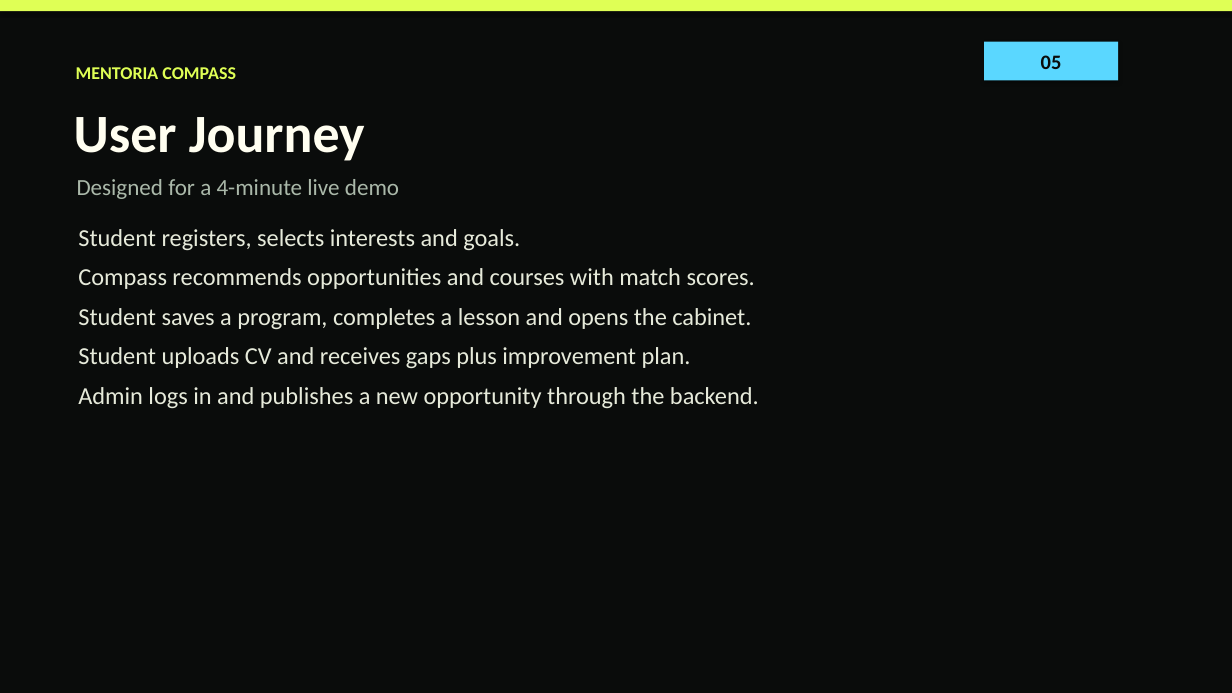
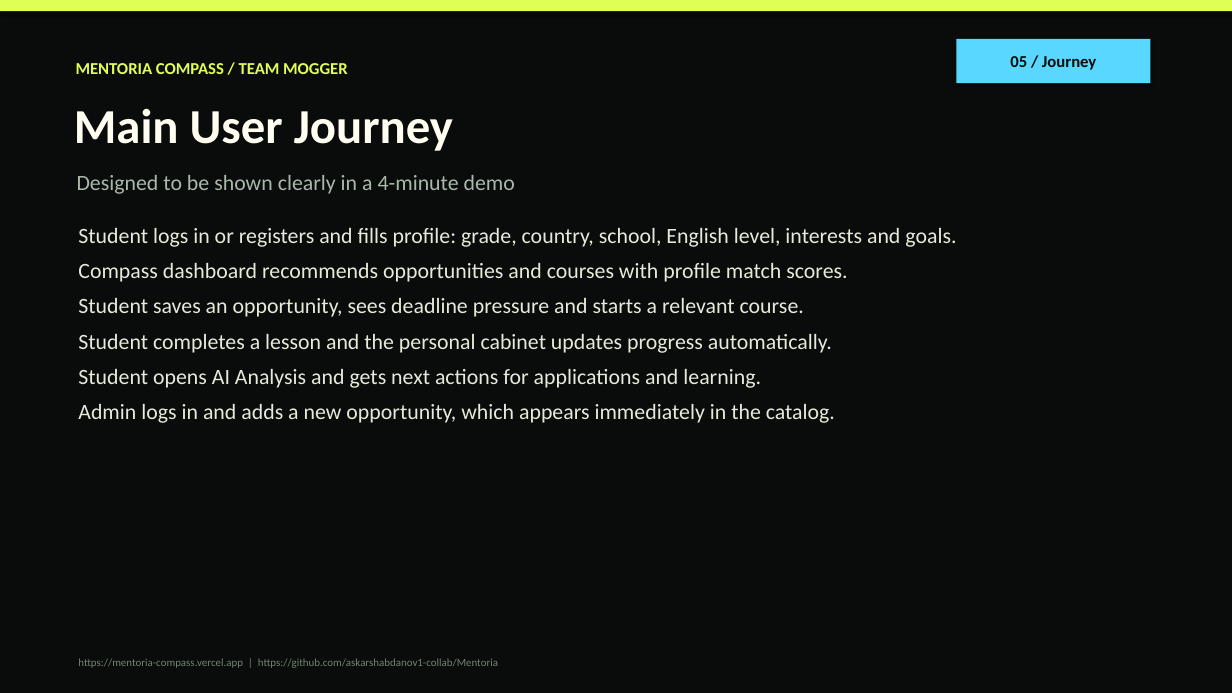
Before and after one commit to askarshabdanov1-collab/Mentoria, a slide deck: slide 5 of Mentoria_Compass_Mogger_Presentation.pptx. Drawn at 1232x693 pixels with LibreOffice and Linux fonts; fonts in the diff are those of the drawing. Boxes give left, top, right and bottom in pixels: in the first picture for what was removed or moved away, otherwise in the second. Text is boxed around its words. In the diff, an @@ line names an element or a change of style, - is before the commit and + after.

```diff
--- a/Mentoria_Compass_Mogger_Presentation.pptx
+++ b/Mentoria_Compass_Mogger_Presentation.pptx
@@ rectangle "05 / Journey": place and size @@
-rectangle "05 / Journey" at bbox=[984, 42, 1118, 80]
+rectangle "05 / Journey" at bbox=[957, 39, 1151, 83]
@@ text in rectangle at bbox=[1010, 56, 1096, 70]: text changed; size 16 to 13 pt @@
-05
+05 / Journey
@@ text at bbox=[76, 63, 348, 74]: text changed; size 14 to 13 pt @@
-MENTORIA COMPASS
+MENTORIA COMPASS / TEAM MOGGER
@@ text at bbox=[74, 108, 453, 151]: text changed; size 42 to 38 pt @@
-User Journey
+Main User Journey
@@ text at bbox=[77, 175, 515, 194]: text changed; size 18 to 17 pt @@
-Designed for a 4-minute live demo
+Designed to be shown clearly in a 4-minute demo
@@ text at bbox=[78, 228, 956, 423]: text changed; size 19 to 17 pt @@
-Student registers, selects interests and goals.
-Compass recommends opportunities and courses with match scores.
-Student saves a program, completes a lesson and opens the cabinet.
-Student uploads CV and receives gaps plus improvement plan.
-Admin logs in and publishes a new opportunity through the backend.
+Student logs in or registers and fills profile: grade, country, school, English level, interests and goals.
+Compass dashboard recommends opportunities and courses with profile match scores.
+Student saves an opportunity, sees deadline pressure and starts a relevant course.
+Student completes a lesson and the personal cabinet updates progress automatically.
+Student opens AI Analysis and gets next actions for applications and learning.
+Admin logs in and adds a new opportunity, which appears immediately in the catalog.
@@ text added at bbox=[78, 658, 498, 668], 8.5 pt, text #738472 @@
+https://mentoria-compass.vercel.app | https://github.com/askarshabdanov1-collab/Mentoria
```
Also in this commit, not shown: 4 other slides changed, 5 slides added, 2 slides removed, 1 other file.
